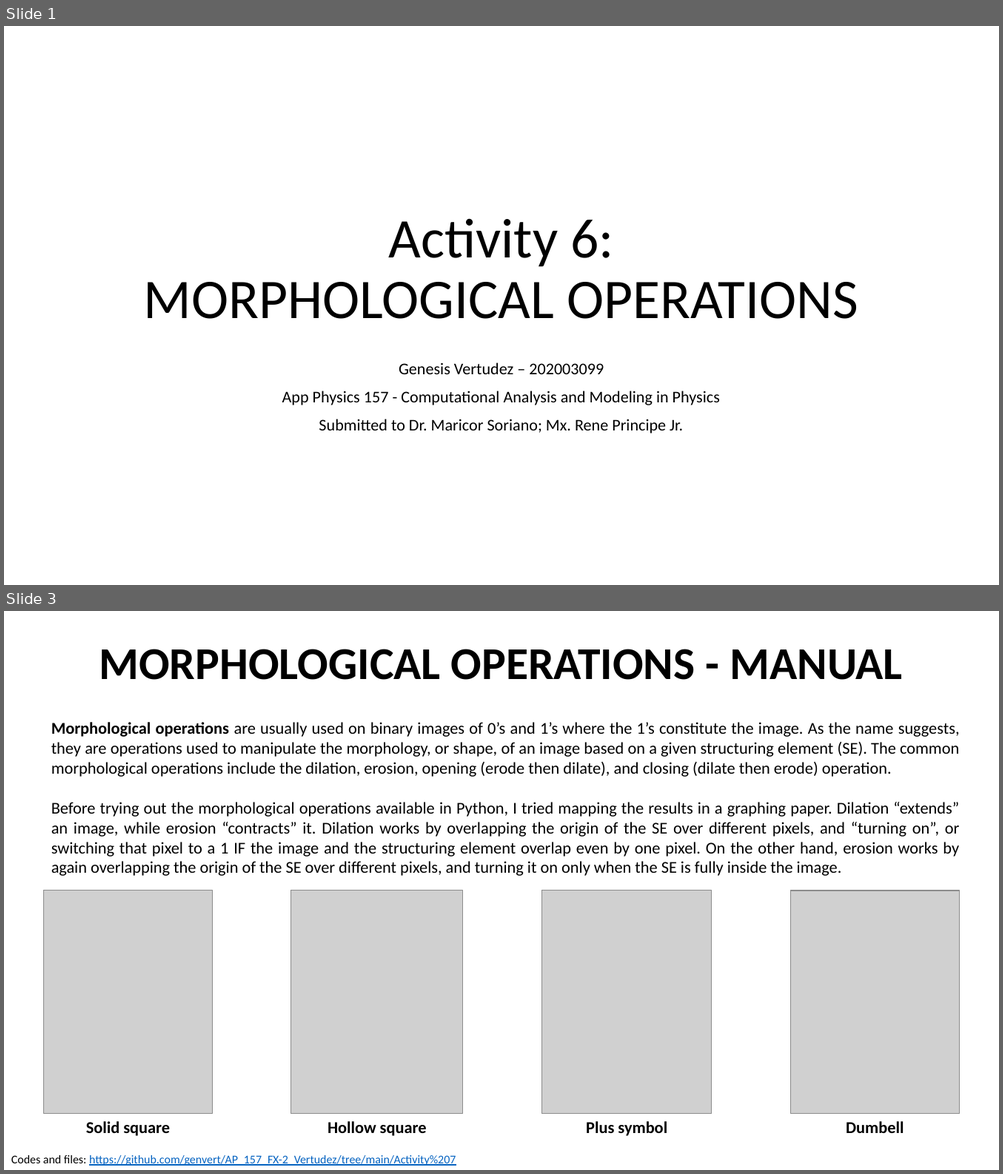
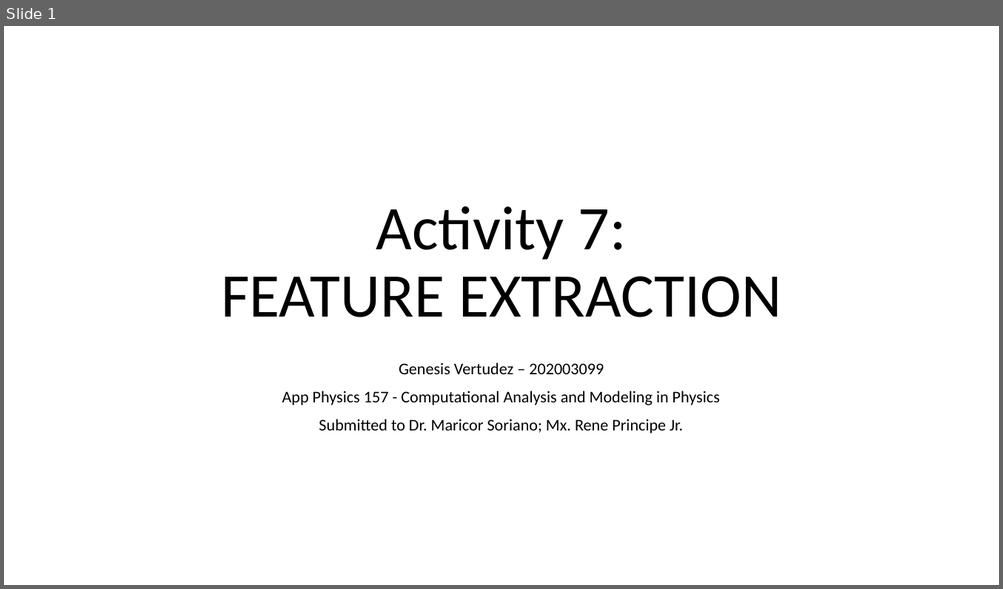
Before and after one commit to genvert/AP_157_FX-2_Vertudez, a slide deck: Activity 7/Vertudez_Activity_7_Report.pptx. Shown one above the other, each under a label of ours: slides 1 and 3 before the commit, slide 1 after it; the slides between them are not shown. The pictures are 1003x1174 and 1003x589 pixels, drawn with LibreOffice and Linux fonts; fonts in the diff are those of the drawing; grey boxes stand for pictures. Boxes give left, top, right and bottom in pixels: in the first picture for what was removed or moved away, otherwise in the second. Text is boxed around its words. In the diff, an @@ line names an element or a change of style, - is before the commit and + after.

```diff
--- a/Activity 7/Vertudez_Activity_7_Report.pptx
+++ b/Activity 7/Vertudez_Activity_7_Report.pptx
@@ slide 3 removed at [4,611,999,1170], background #FFFFFF @@
@@ title removed at [99,649,902,680] @@
-MORPHOLOGICAL OPERATIONS - MANUAL
@@ text removed at [51,722,959,876] @@
-Morphological operations are usually used on binary images of 0’s and 1’s where the 1’s constitute the image. As the name suggests, they are operations used to manipulate the morphology, or shape, of an image based on a given structuring element (SE). The common morphological operations include the dilation, erosion, opening (erode then dilate), and closing (dilate then erode) operation.
-Before trying out the morphological operations available in Python, I tried mapping the results in a graphing paper. Dilation “extends” an image, while erosion “contracts” it. Dilation works by overlapping the origin of the SE over different pixels, and “turning on”, or switching that pixel to a 1 IF the image and the structuring element overlap even by one pixel. On the other hand, erosion works by again overlapping the origin of the SE over different pixels, and turning it on only when the SE is fully inside the image.
@@ picture removed at [43,891,211,1115] @@
@@ picture removed at [291,891,463,1115] @@
@@ picture removed at [542,891,711,1115] @@
@@ picture removed at [791,891,959,1114] @@
@@ text removed at [86,1122,170,1136] @@
-Solid square
@@ text removed at [327,1122,427,1136] @@
-Hollow square
@@ text removed at [586,1122,667,1136] @@
-Plus symbol
@@ text removed at [845,1122,903,1133] @@
-Dumbell
@@ text removed at [11,1156,455,1166] @@
-Codes and files: https://github.com/genvert/AP_157_FX-2_Vertudez/tree/main/Activity%207
@@ slide 1 changed as well @@
@@ title at [221,207,781,318]: text changed; size 54 to 60 pt @@
-Activity 6:
-MORPHOLOGICAL OPERATIONS
+Activity 7:
+FEATURE EXTRACTION
```
Also in this commit, not shown: 4 other slides changed, 3 slides added, 7 other files.
